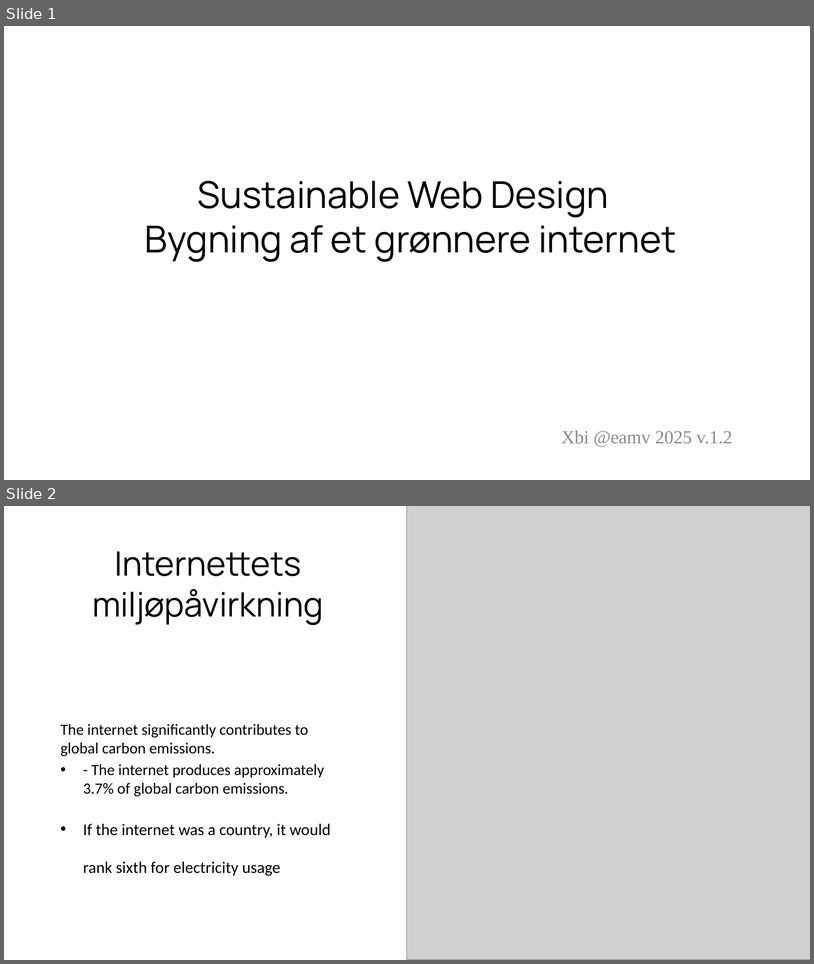
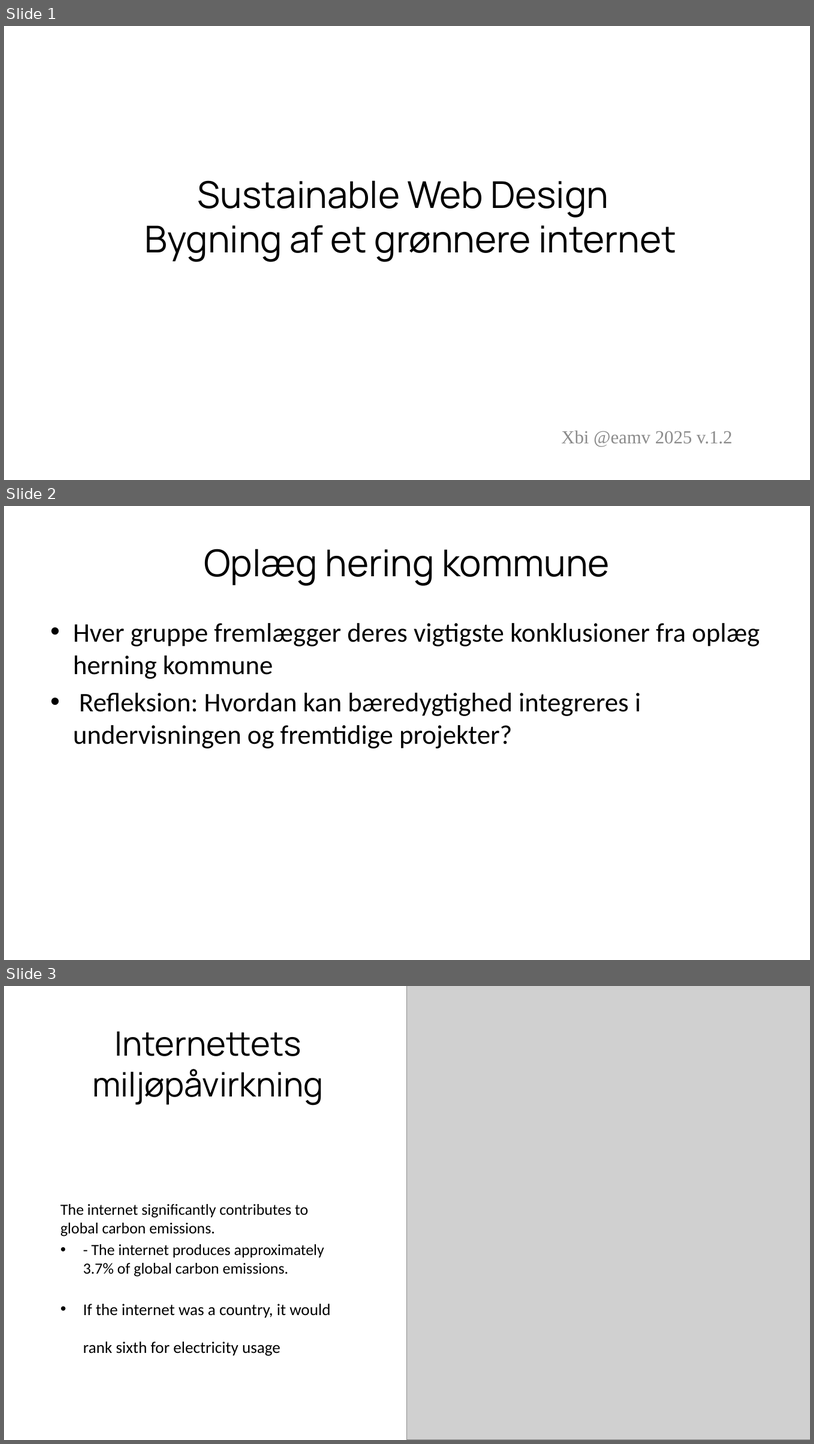
Before and after one commit to xbibogo/MMD24, a slide deck: semester2 PPT/Sustainable_Web_Presentation_Danish.pptx. Shown one above the other, each under a label of ours: slides 1 and 2 before the commit, slides 1, 2 and 3 after it. The pictures are 814x964 and 814x1444 pixels, drawn with LibreOffice and Linux fonts; fonts in the diff are those of the drawing; grey boxes stand for pictures. Boxes give left, top, right and bottom in pixels: in the first picture for what was removed or moved away, otherwise in the second. Text is boxed around its words. In the diff, an @@ line names an element or a change of style, - is before the commit and + after.

```diff
--- a/semester2 PPT/Sustainable_Web_Presentation_Danish.pptx
+++ b/semester2 PPT/Sustainable_Web_Presentation_Danish.pptx
@@ slide 2 added at (4,506,810,960), background #FFFFFF @@
@@ title added at (204,549,610,586), 44 pt, text #000000 @@
+Oplæg hering kommune
@@ text added at (73,623,760,748), 32 pt, text #000000 @@
+• Hver gruppe fremlægger deres vigtigste konklusioner fra oplæg herning kommune
+• Refleksion: Hvordan kan bæredygtighed integreres i undervisningen og fremtidige projekter?
@@ what was slide 2 is now slide 3 @@
```
